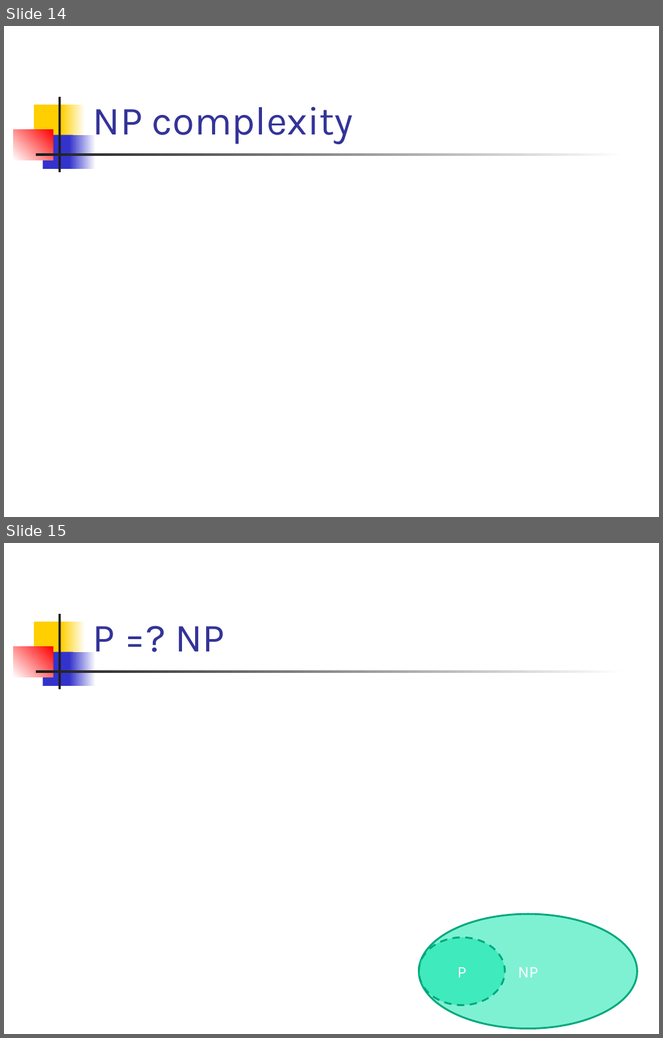
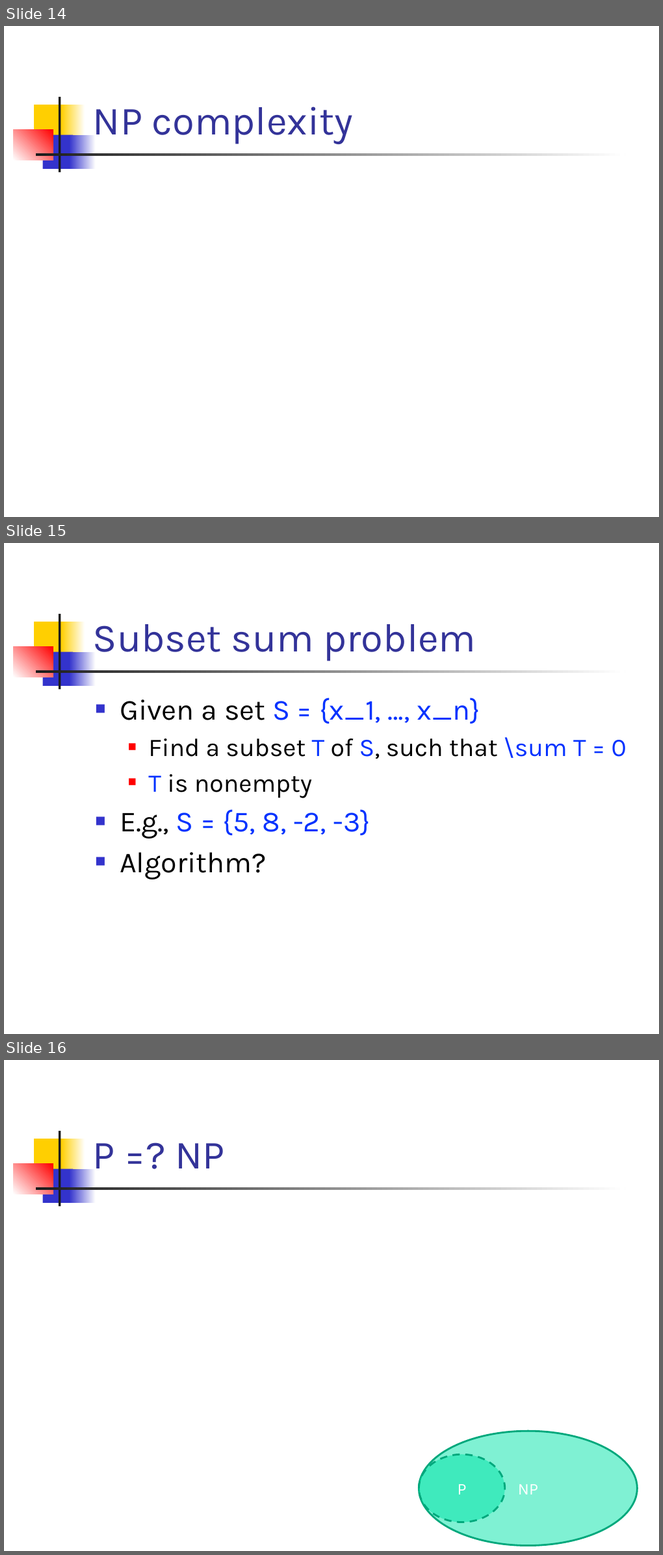
Before and after one commit to csslab-ustc/csslab-ustc.github.io, a slide deck: courses/theory/slides/lec02-math-foundation.pptx. Shown one above the other, each under a label of ours: slides 14 and 15 before the commit, slides 14, 15 and 16 after it. The pictures are 663x1038 and 663x1555 pixels, drawn with LibreOffice and Linux fonts; fonts in the diff are those of the drawing; grey boxes stand for pictures. Boxes give left, top, right and bottom in pixels: in the first picture for what was removed or moved away, otherwise in the second. Text is boxed around its words. In the diff, an @@ line names an element or a change of style, - is before the commit and + after.

```diff
--- a/courses/theory/slides/lec02-math-foundation.pptx
+++ b/courses/theory/slides/lec02-math-foundation.pptx
@@ slide 15 added at (4,543,659,1034), background #FFFFFF; not listed: 7 template elements that a slide beside it also shows @@
@@ title added at (93,624,477,661), 44 pt, text #333399 @@
+  Subset sum problem
@@ text added at (120,698,627,880), 32 pt, text #000000 @@
+■ Given a set S = {x_1, …, x_n}
+  ■ Find a subset T of S, such that \sum T = 0
+  ■ T is nonempty
+■ E.g., S = {5, 8, -2, -3}
+■ Algorithm?
@@ what was slide 15 is now slide 16 @@
```
Also in this commit, not shown: 1 other slide added, 1 other file.
